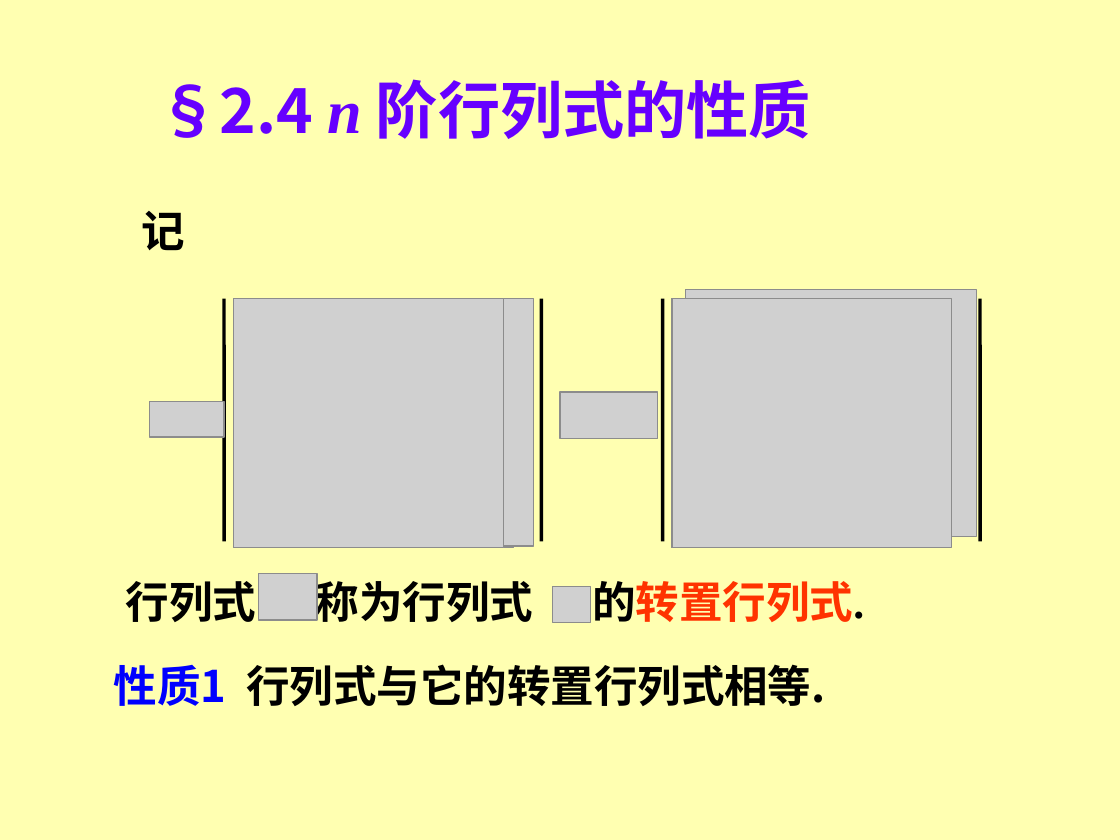
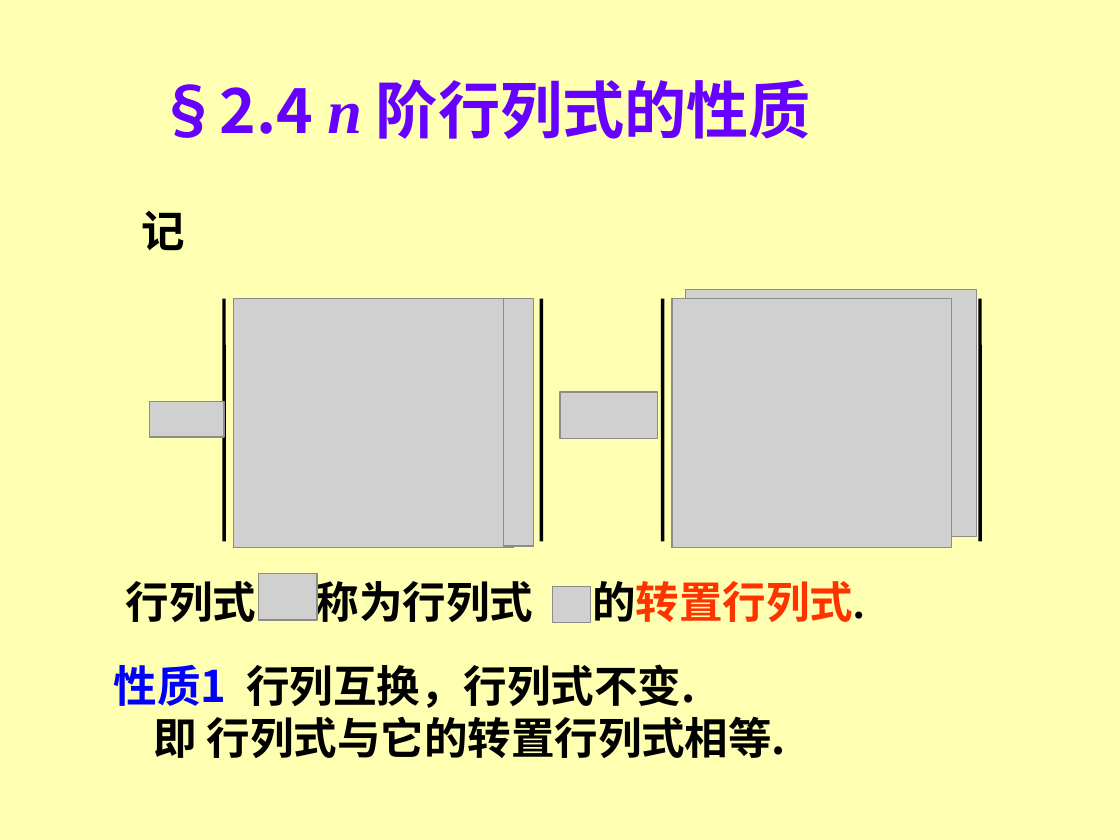
Before and after one commit to zhangbiaomath/zhangbiaomath.github.io, a slide deck: slide 56 of teaching/高等代数/课件/第2章-行列式.ppt (slide 60 before the commit). Drawn at 1120x840 pixels with LibreOffice and Linux fonts; fonts in the diff are those of the drawing; grey boxes stand for pictures. Boxes give left, top, right and bottom in pixels: in the first picture for what was removed or moved away, otherwise in the second. Text is boxed around its words. In the diff, an @@ line names an element or a change of style, - is before the commit and + after.

```diff
--- a/teaching/高等代数/课件/第2章-行列式.ppt
+++ b/teaching/高等代数/课件/第2章-行列式.ppt
@@ text at box(114, 664, 787, 758): text changed @@
-性质1 行列式与它的转置行列式相等.
+性质1 行列互换，行列式不变.
+即 行列式与它的转置行列式相等.
```
Also in this commit, not shown: 14 other slides changed, 5 slides removed.
